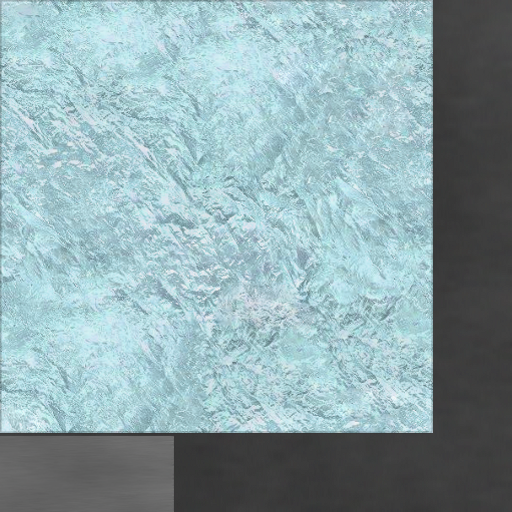
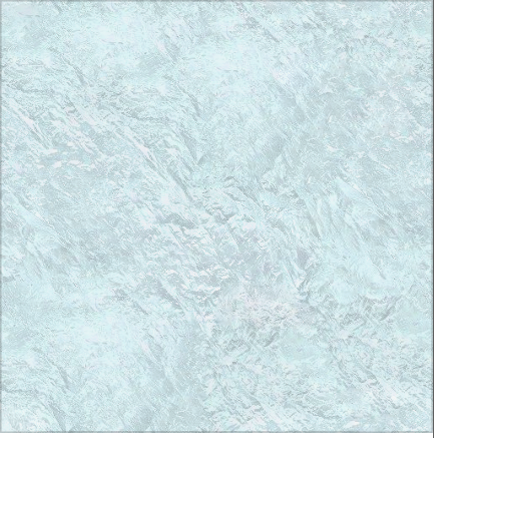
Comparing the layer stacks of the two 512x512 images. Changes:
removed layer "New Layer#1" over [0, 435, 174, 512]
removed layer "Pasted Layer copy" (was multiply, 22%) over [0, 0, 433, 433]
renamed "Pasted Layer" to "Pasted Layer#1", opacity 100% → 84%, painted on it over [0, 0, 434, 438]
renamed "New Layer" to "Pasted Layer", opacity 100% → 0%, painted on it over [0, 438, 178, 512]
renamed "Screenshot" to "Background", opacity 100% → 0%, painted on it over [0, 0, 512, 512]
